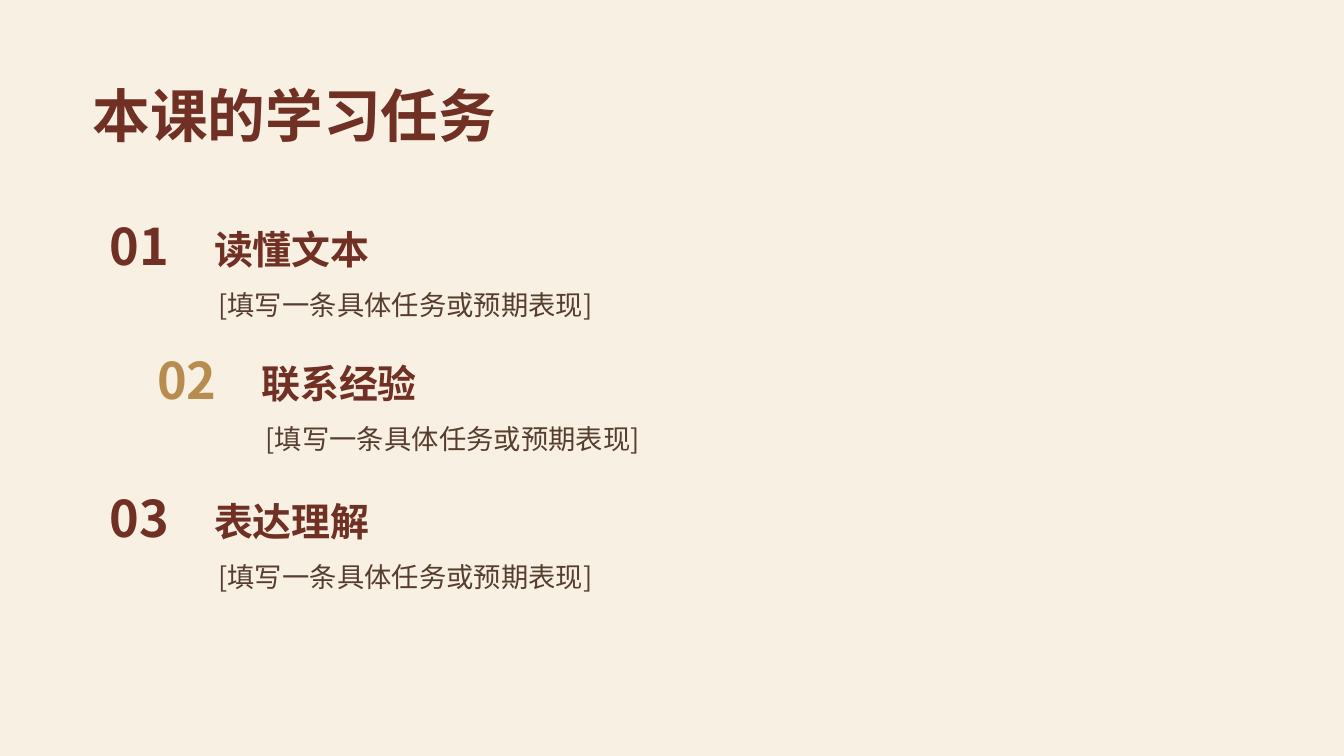
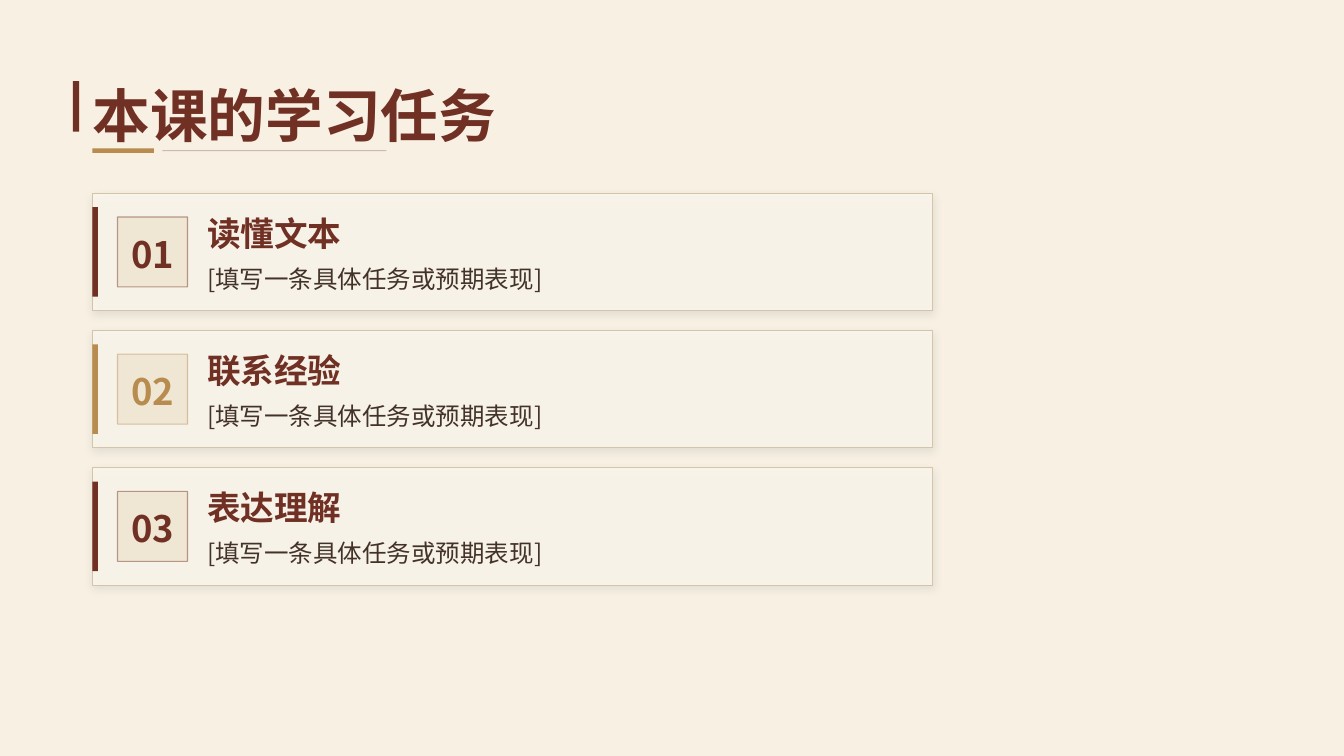
Before and after one commit to Daylily-Huang/Work-skills, a slide deck: slide 2 of skills/teacher-ppt/assets/templates/T15_水墨书院课堂.pptx. Drawn at 1344x756 pixels with LibreOffice and Linux fonts; fonts in the diff are those of the drawing; background and template pictures are left out. Boxes give left, top, right and bottom in pixels: in the first picture for what was removed or moved away, otherwise in the second. Text is boxed around its words. In the diff, an @@ line names an element or a change of style, - is before the commit and + after.

```diff
--- a/skills/teacher-ppt/assets/templates/T15_水墨书院课堂.pptx
+++ b/skills/teacher-ppt/assets/templates/T15_水墨书院课堂.pptx
@@ rectangle added at (73,82,79,132), fill #703024 @@
@@ rectangle added at (93,148,154,152), fill #B88B4F @@
@@ rectangle added at (162,150,386,151), fill #703024 at 28% opacity @@
@@ rectangle added at (93,194,933,312), fill #FBF6EC at 86% opacity, outline #D4C4A8 0.75 pt @@
@@ rectangle added at (93,208,99,297), fill #703024 @@
@@ text "读懂文本": place and size @@
-text "读懂文本" at (214,230,369,268)
+text "读懂文本" at (207,217,341,249)
@@ text "01": place and size @@
-text "01" at (110,227,169,266)
+text "01" at (131,240,174,269)
@@ rectangle added at (118,217,188,286), fill #EFE5D2 at 92% opacity, outline #703024 0.8 pt @@
@@ text "[填写一条具体任务或预期表现]": place and size @@
-text "[填写一条具体任务或预期表现]" at (218,292,592,320)
+text "[填写一条具体任务或预期表现]" at (207,267,542,292)
@@ rectangle added at (93,331,933,449), fill #FBF6EC at 86% opacity, outline #D4C4A8 0.75 pt @@
@@ rectangle added at (93,345,99,435), fill #B88B4F @@
@@ size 36 to 26 pt in 3 elements at (131,240,174,269), (131,514,174,543), (131,377,174,406) @@
@@ text "02": place and size @@
-text "02" at (157,361,216,400)
+text "02" at (131,377,174,406)
@@ rectangle added at (118,354,188,423), fill #EFE5D2 at 92% opacity, outline #B88B4F 0.8 pt @@
@@ size 27.8 to 24 pt in 3 elements at (207,491,341,523), (207,217,341,249), (207,354,341,386) @@
@@ text "联系经验": place and size @@
-text "联系经验" at (261,364,416,402)
+text "联系经验" at (207,354,341,386)
@@ size 19.5 to 17.5 pt, text colour #563E2F to #433227 in 3 elements at (207,541,542,566), (207,267,542,292), (207,404,542,429) @@
@@ text "[填写一条具体任务或预期表现]": place and size @@
-text "[填写一条具体任务或预期表现]" at (266,426,640,454)
+text "[填写一条具体任务或预期表现]" at (207,404,542,429)
@@ rectangle added at (93,468,933,586), fill #FBF6EC at 86% opacity, outline #D4C4A8 0.75 pt @@
@@ rectangle added at (93,482,99,572), fill #703024 @@
@@ text "03": place and size @@
-text "03" at (110,499,169,538)
+text "03" at (131,514,174,543)
@@ rectangle added at (118,492,188,562), fill #EFE5D2 at 92% opacity, outline #703024 0.8 pt @@
@@ text "[填写一条具体任务或预期表现]": place and size @@
-text "[填写一条具体任务或预期表现]" at (218,564,592,592)
+text "[填写一条具体任务或预期表现]" at (207,541,542,566)
```
Also in this commit, not shown: 4 other slides changed, 23 other files.
